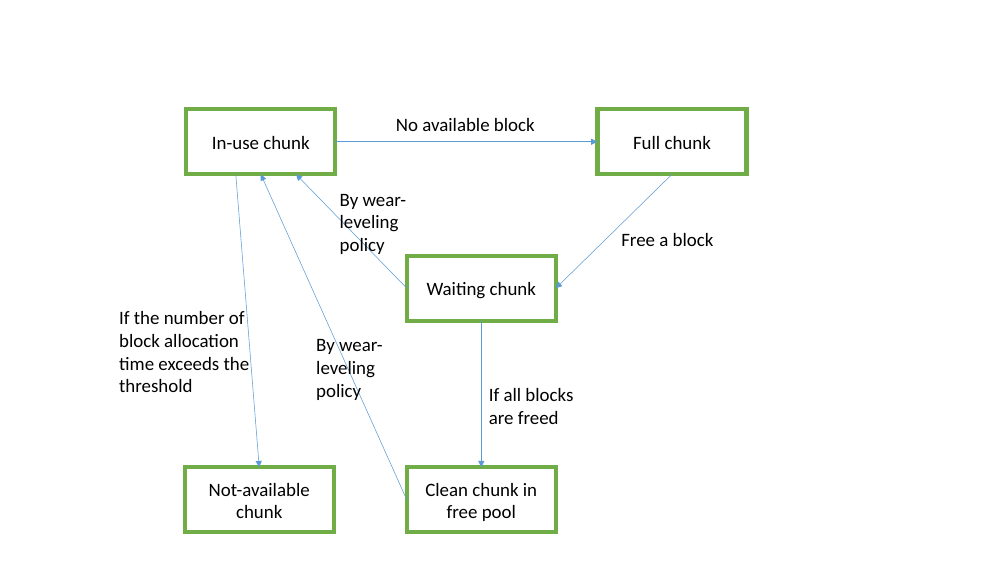
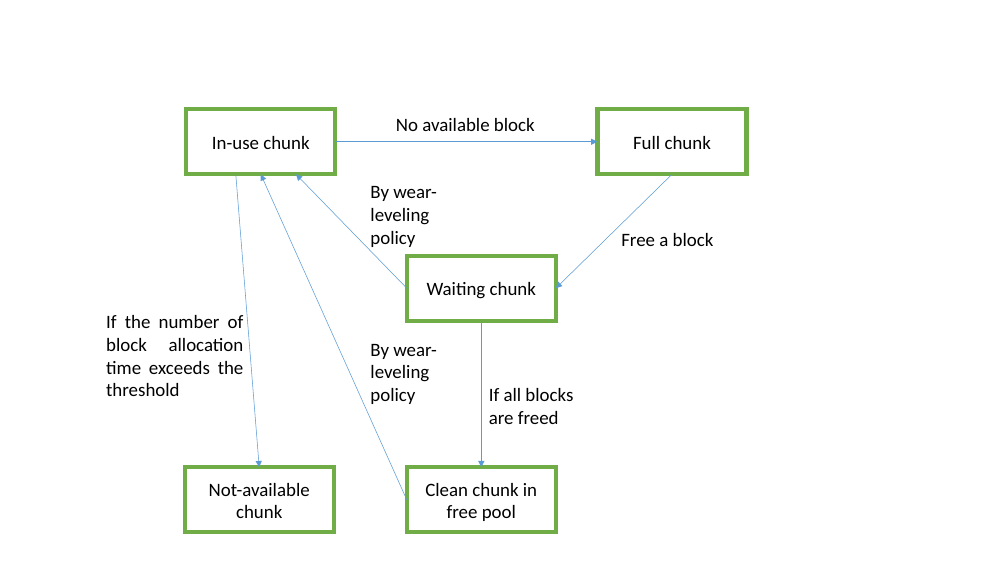
Before and after one commit to zyearn/TCNVMalloc, a slide deck: slide 4 of paper/pic.pptx. Drawn at 1008x567 pixels with LibreOffice and Linux fonts; fonts in the diff are those of the drawing. Boxes give left, top, right and bottom in pixels: in the first picture for what was removed or moved away, otherwise in the second. Text is boxed around its words. In the diff, an @@ line names an element or a change of style, - is before the commit and + after.

```diff
--- a/paper/pic.pptx
+++ b/paper/pic.pptx
@@ text "By wear-leveling policy": place and size @@
-text "By wear-leveling policy" at bbox=[340, 194, 407, 257]
+text "By wear-leveling policy" at bbox=[370, 186, 437, 247]
@@ text "If the number of block ...": place and size @@
-text "If the number of block ..." at bbox=[119, 311, 250, 392]
+text "If the number of block ..." at bbox=[106, 315, 244, 396]
@@ text "If the number of block ..." at bbox=[106, 315, 244, 396]: alignment left to justified @@
@@ text "By wear-leveling policy" rewrapped from bbox=[316, 336, 383, 400] to bbox=[370, 344, 437, 404] @@
```
Also in this commit, not shown: 1 other file.
